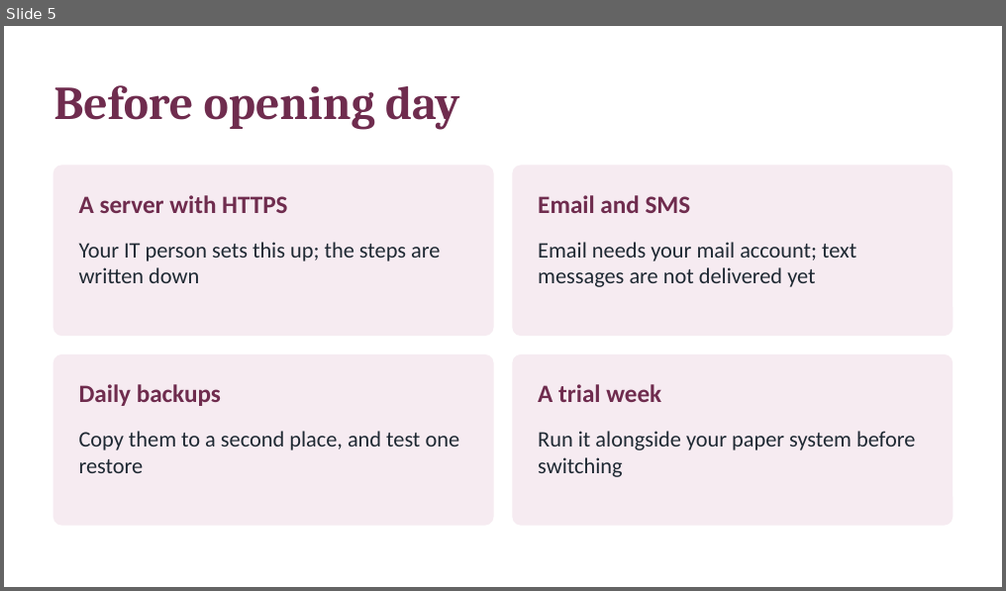
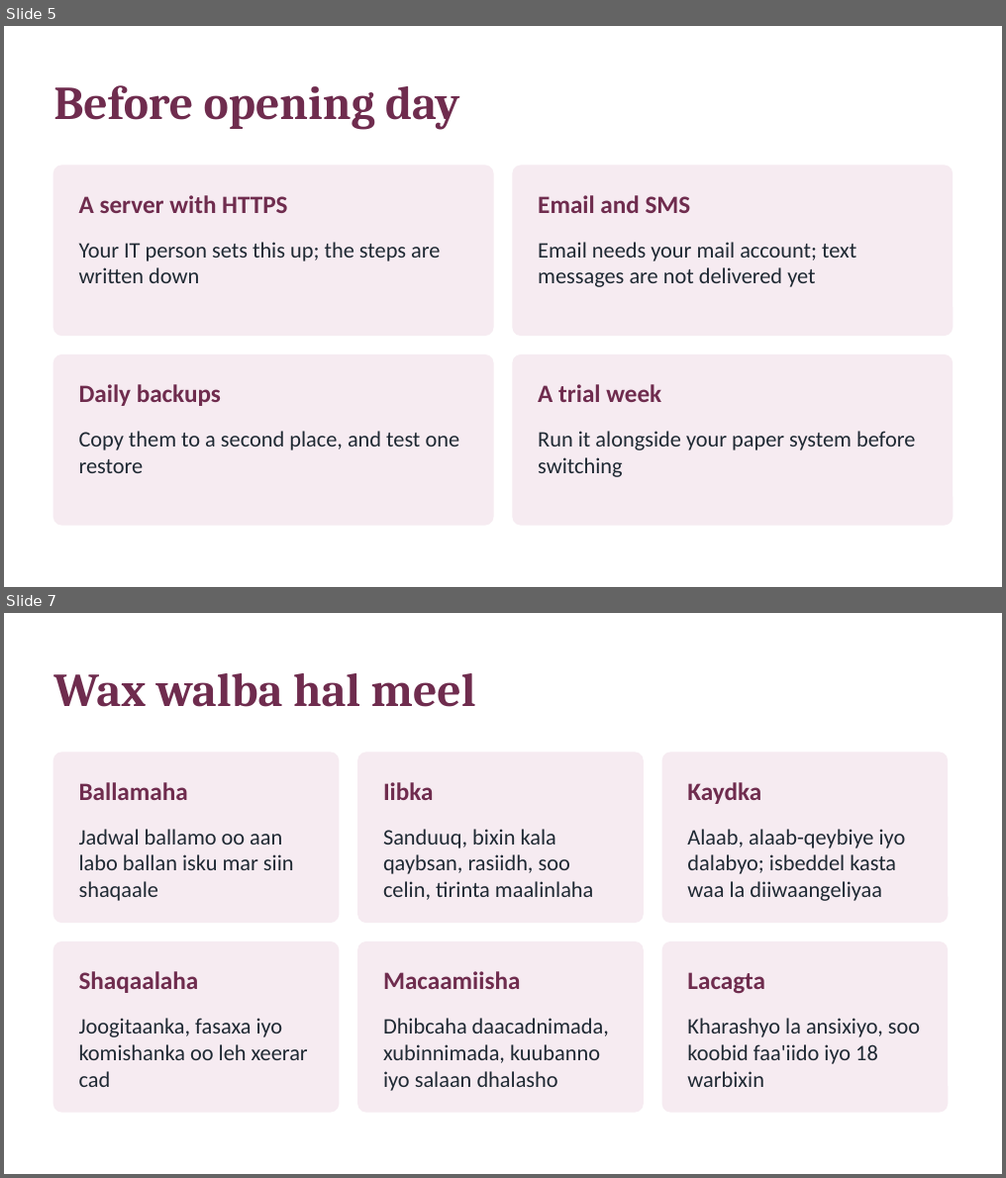
Before and after one commit to maahircm/SALON-MANA, a slide deck: docs/Salon_Owner_Summary.pptx. Shown one above the other, each under a label of ours: slide 5 before the commit, slides 5 and 7 after it; the slides between them are not shown. The pictures are 1006x591 and 1006x1178 pixels, drawn with LibreOffice and Linux fonts; fonts in the diff are those of the drawing. Boxes give left, top, right and bottom in pixels: in the first picture for what was removed or moved away, otherwise in the second. Text is boxed around its words. In the diff, an @@ line names an element or a change of style, - is before the commit and + after.

```diff
--- a/docs/Salon_Owner_Summary.pptx
+++ b/docs/Salon_Owner_Summary.pptx
@@ slide 7 added at bbox=[4, 613, 1002, 1174], background #FFFFFF @@
@@ text added at bbox=[54, 673, 476, 707], 34 pt, text #6F2C4E, bold @@
+Wax walba hal meel
@@ rounded rectangle added at bbox=[54, 753, 339, 922], fill #F6EBF1, outline #F6EBF1 1 pt @@
@@ rounded rectangle added at bbox=[358, 753, 643, 922], fill #F6EBF1, outline #F6EBF1 1 pt @@
@@ rounded rectangle added at bbox=[662, 753, 947, 922], fill #F6EBF1, outline #F6EBF1 1 pt @@
@@ text added at bbox=[79, 782, 188, 800], 18 pt, text #6F2C4E, bold @@
+Ballamaha
@@ text added at bbox=[383, 782, 434, 800], 18 pt, text #6F2C4E, bold @@
+Iibka
@@ text added at bbox=[687, 782, 761, 804], 18 pt, text #6F2C4E, bold @@
+Kaydka
@@ text added at bbox=[79, 829, 294, 901], 16 pt, text #1F2933 @@
+Jadwal ballamo oo aan labo ballan isku mar siin shaqaale
@@ text added at bbox=[383, 829, 593, 900], 16 pt, text #1F2933 @@
+Sanduuq, bixin kala qaybsan, rasiidh, soo celin, tirinta maalinlaha
@@ text added at bbox=[687, 829, 906, 901], 16 pt, text #1F2933 @@
+Alaab, alaab-qeybiye iyo dalabyo; isbeddel kasta waa la diiwaangeliyaa
@@ rounded rectangle added at bbox=[54, 943, 339, 1112], fill #F6EBF1, outline #F6EBF1 1 pt @@
@@ rounded rectangle added at bbox=[358, 943, 643, 1112], fill #F6EBF1, outline #F6EBF1 1 pt @@
@@ rounded rectangle added at bbox=[662, 943, 947, 1112], fill #F6EBF1, outline #F6EBF1 1 pt @@
@@ text added at bbox=[79, 971, 199, 993], 18 pt, text #6F2C4E, bold @@
+Shaqaalaha
@@ text added at bbox=[383, 971, 520, 989], 18 pt, text #6F2C4E, bold @@
+Macaamiisha
@@ text added at bbox=[687, 972, 765, 994], 18 pt, text #6F2C4E, bold @@
+Lacagta
@@ text added at bbox=[79, 1018, 308, 1087], 16 pt, text #1F2933 @@
+Joogitaanka, fasaxa iyo komishanka oo leh xeerar cad
@@ text added at bbox=[383, 1018, 609, 1091], 16 pt, text #1F2933 @@
+Dhibcaha daacadnimada, xubinnimada, kuubanno iyo salaan dhalasho
@@ text added at bbox=[687, 1018, 920, 1087], 16 pt, text #1F2933 @@
+Kharashyo la ansixiyo, soo koobid faa'iido iyo 18 warbixin
```
Also in this commit, not shown: 2 slides changed, 4 other slides added.
